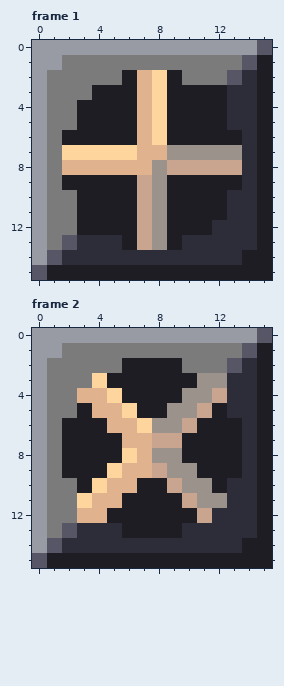
Edited in one commit: pixel-art file (assets/sprites/objects/iron-turbine-generate.aseprite). The first picture shows the starting point.
16x16 pixels, 2 frames. Shown: frame 1, frame 2.
After the commit:
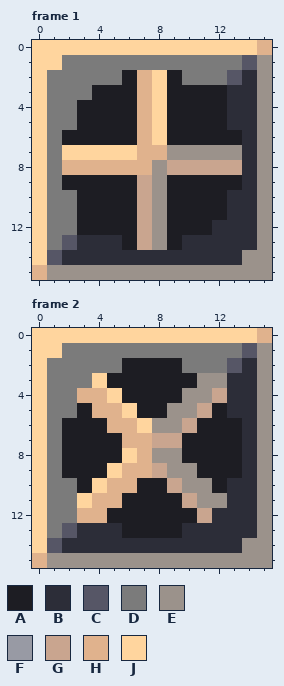
Palette (. is transparent): A #1d1d23  B #2c2d38  C #565666  D #7b7b7b  E #9b928b  F #989aa4  G #c9a58f  H #e0b28d  J #ffd59e
The edit:
Changed rows in their new state; - is an unchanged pixel.
Frame 1:
first column x 0:
 0 JJJJJJJJJJJJJJJH
 1 JJ-------------E
 2 J--------------E
 3 J--------------E
 4 J--------------E
 5 J--------------E
 6 J--------------E
 7 J--------------E
 8 J--------------E
 9 J--------------E
10 J--------------E
11 J--------------E
12 J--------------E
13 J--------------E
14 J-------------EE
15 HEEEEEEEEEEEEEEE
Frame 2: the same change as frame 1
Where, in picture pixels (left, top, right, bottom), the same in both pictures:
changed: (32, 40, 272, 280)
changed: (32, 328, 272, 568)
